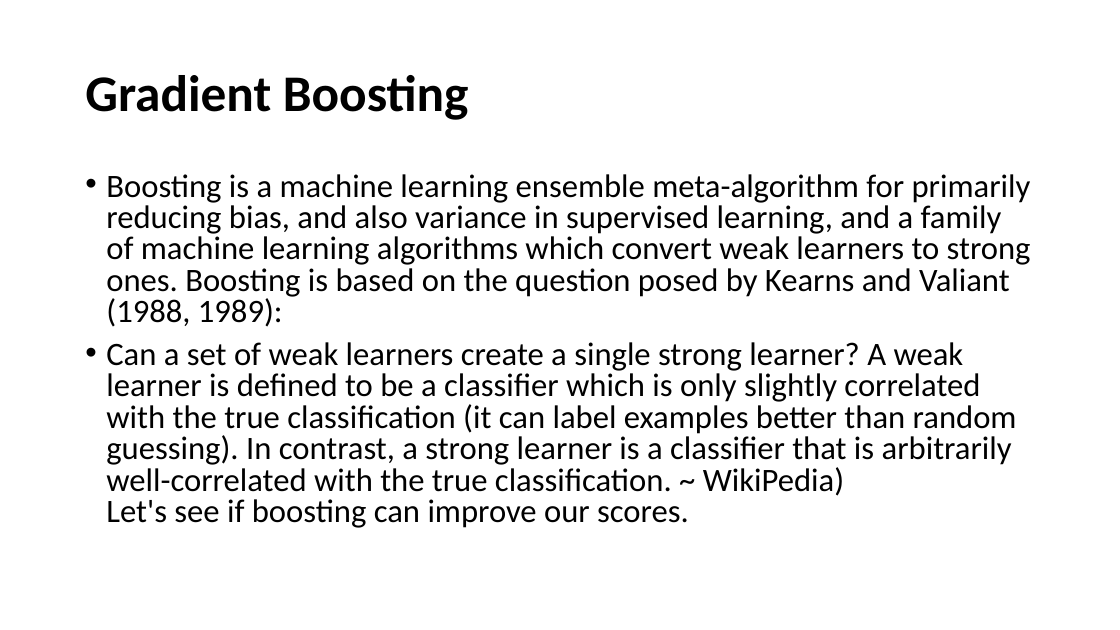
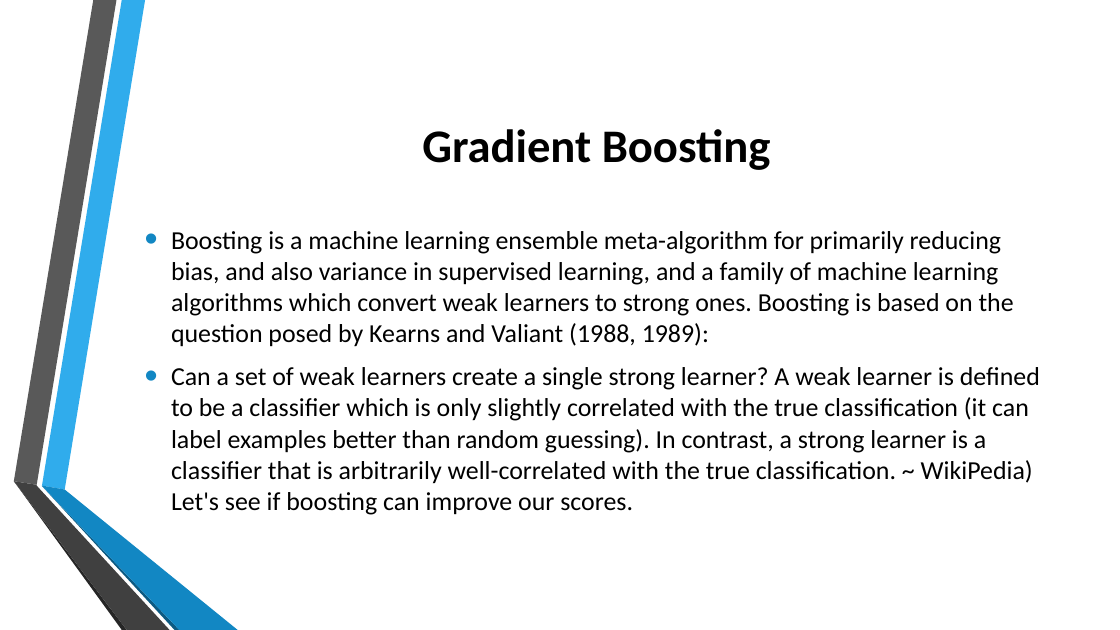
Before and after one commit to TheDataMavericks/DK, a slide deck: slide 13 of img/Cars Machine Learning Journey.pptx (slide 8 before the commit). Drawn at 1120x630 pixels with LibreOffice and Linux fonts; fonts in the diff are those of the drawing; background and template pictures are left out. Boxes give left, top, right and bottom in pixels: in the first picture for what was removed or moved away, otherwise in the second. Text is boxed around its words. In the diff, an @@ line names an element or a change of style, - is before the commit and + after.

```diff
--- a/img/Cars Machine Learning Journey.pptx
+++ b/img/Cars Machine Learning Journey.pptx
@@ title "Gradient Boosting": place and size @@
-title "Gradient Boosting" at bbox=[85, 75, 469, 120]
+title "Gradient Boosting" at bbox=[422, 129, 771, 170]
@@ title "Gradient Boosting" at bbox=[422, 129, 771, 170]: size 44 to 40 pt; alignment left to centre; line spacing 0.9 to 1 @@
@@ text "Boosting is a machine learning ...": place and size @@
-text "Boosting is a machine learning ..." at bbox=[106, 174, 1031, 528]
+text "Boosting is a machine learning ..." at bbox=[171, 231, 1040, 515]
@@ text "Boosting is a machine learning ..." at bbox=[171, 231, 1040, 515]: size 28 to 22.2 pt; indent changed; line spacing 0.8 to 1; vertical alignment top to middle @@
@@ group added at bbox=[13, 0, 238, 630]: 6 freeform shapes @@
```
Also in this commit, not shown: 13 other slides changed, 9 slides added, 4 slides removed, 2 other files.
